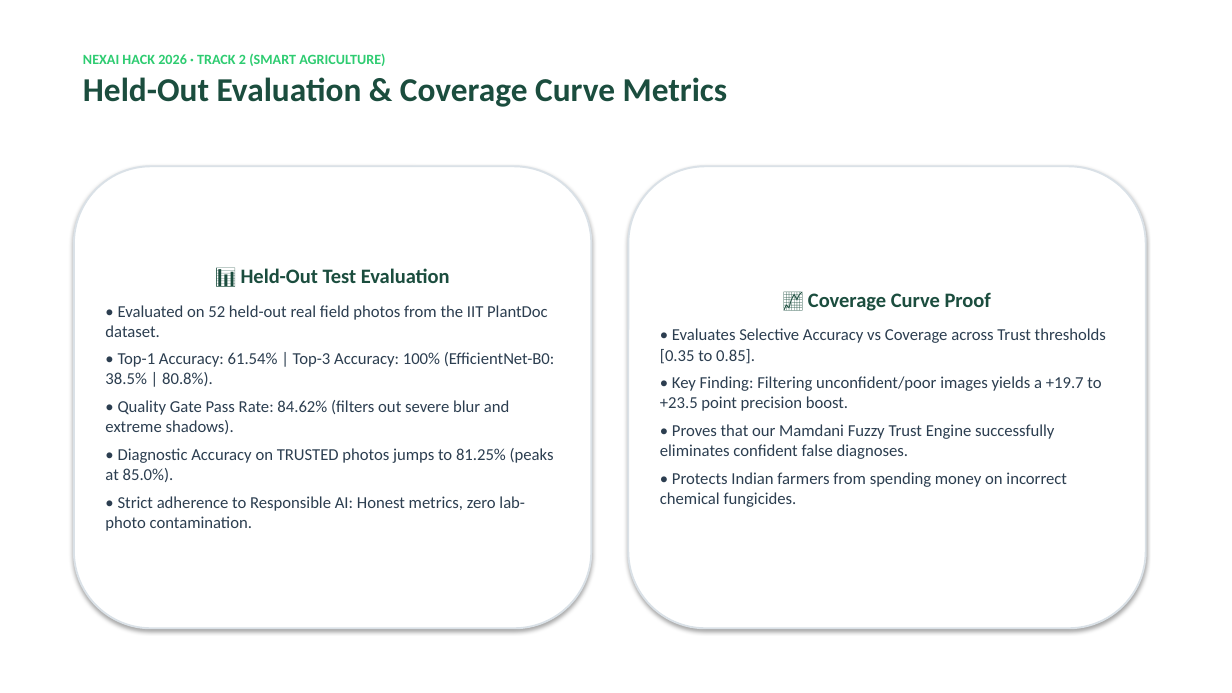
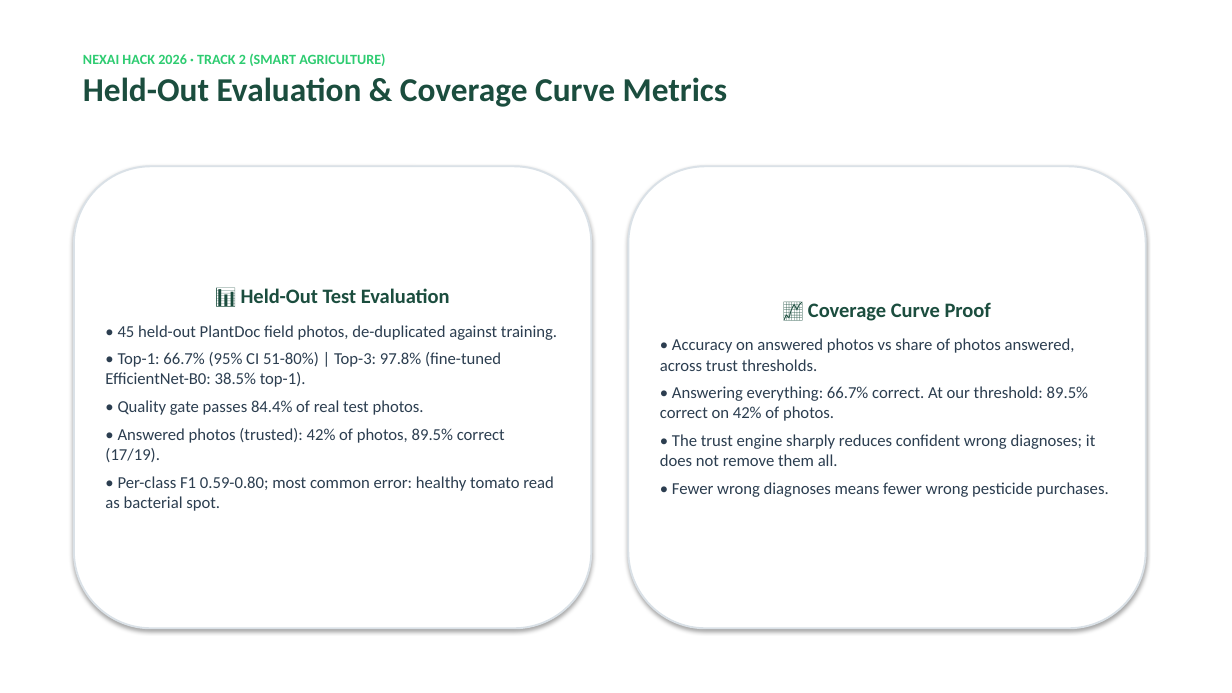
Before and after one commit to rohithkrishnaak/PlantDoc, a slide deck: slide 5 of PlantDoc_Pitch_Deck.pptx. Drawn at 1232x693 pixels with LibreOffice and Linux fonts; fonts in the diff are those of the drawing. Boxes give left, top, right and bottom in pixels: in the first picture for what was removed or moved away, otherwise in the second. Text is boxed around its words. In the diff, an @@ line names an element or a change of style, - is before the commit and + after.

```diff
--- a/PlantDoc_Pitch_Deck.pptx
+++ b/PlantDoc_Pitch_Deck.pptx
@@ text in rounded rectangle at <box>105,325,557,511</box>: text changed @@
-• Evaluated on 52 held-out real field photos from the IIT PlantDoc dataset.
-• Top-1 Accuracy: 61.54% | Top-3 Accuracy: 100% (EfficientNet-B0: 38.5% | 80.8%).
-• Quality Gate Pass Rate: 84.62% (filters out severe blur and extreme shadows).
-• Diagnostic Accuracy on TRUSTED photos jumps to 81.25% (peaks at 85.0%).
-• Strict adherence to Responsible AI: Honest metrics, zero lab-photo contamination.
+• 45 held-out PlantDoc field photos, de-duplicated against training.
+• Top-1: 66.7% (95% CI 51-80%) | Top-3: 97.8% (fine-tuned EfficientNet-B0: 38.5% top-1).
+• Quality gate passes 84.4% of real test photos.
+• Answered photos (trusted): 42% of photos, 89.5% correct (17/19).
+• Per-class F1 0.59-0.80; most common error: healthy tomato read as bacterial spot.
@@ text in rounded rectangle at <box>660,338,1108,497</box>: text changed @@
-• Evaluates Selective Accuracy vs Coverage across Trust thresholds [0.35 to 0.85].
-• Key Finding: Filtering unconfident/poor images yields a +19.7 to +23.5 point precision boost.
-• Proves that our Mamdani Fuzzy Trust Engine successfully eliminates confident false diagnoses.
-• Protects Indian farmers from spending money on incorrect chemical fungicides.
+• Accuracy on answered photos vs share of photos answered, across trust thresholds.
+• Answering everything: 66.7% correct. At our threshold: 89.5% correct on 42% of photos.
+• The trust engine sharply reduces confident wrong diagnoses; it does not remove them all.
+• Fewer wrong diagnoses means fewer wrong pesticide purchases.
```
Also in this commit, not shown: 2 other slides changed, 1 slide added, 6 other files.
